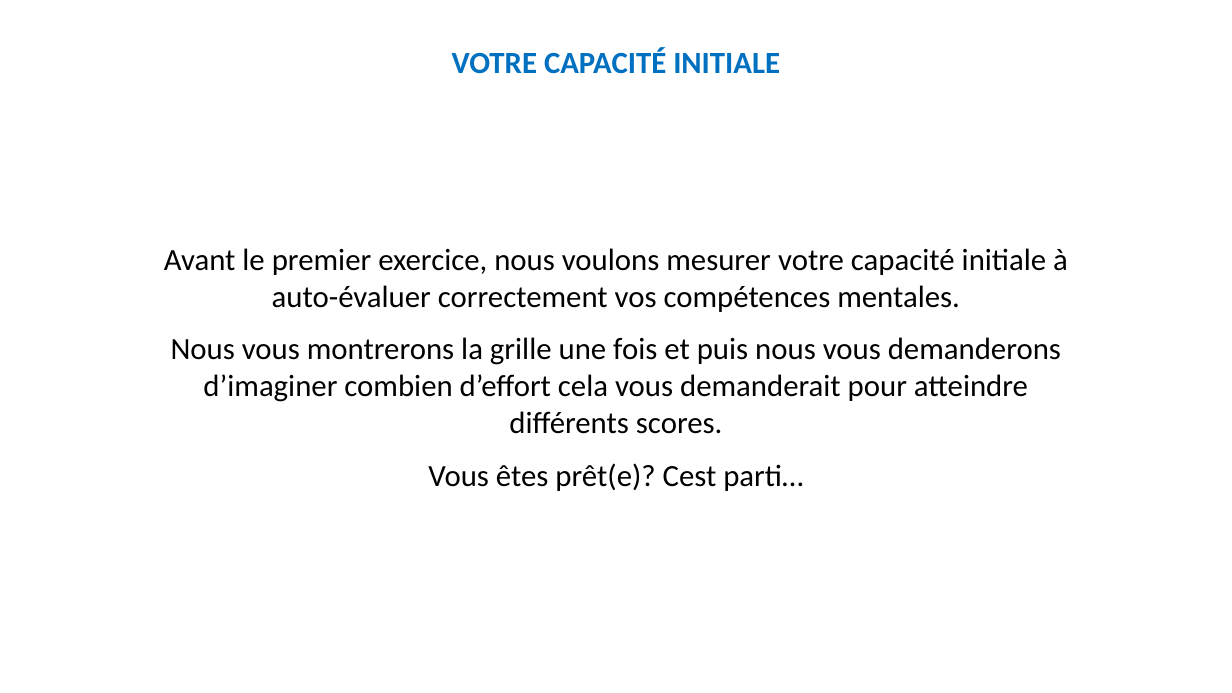
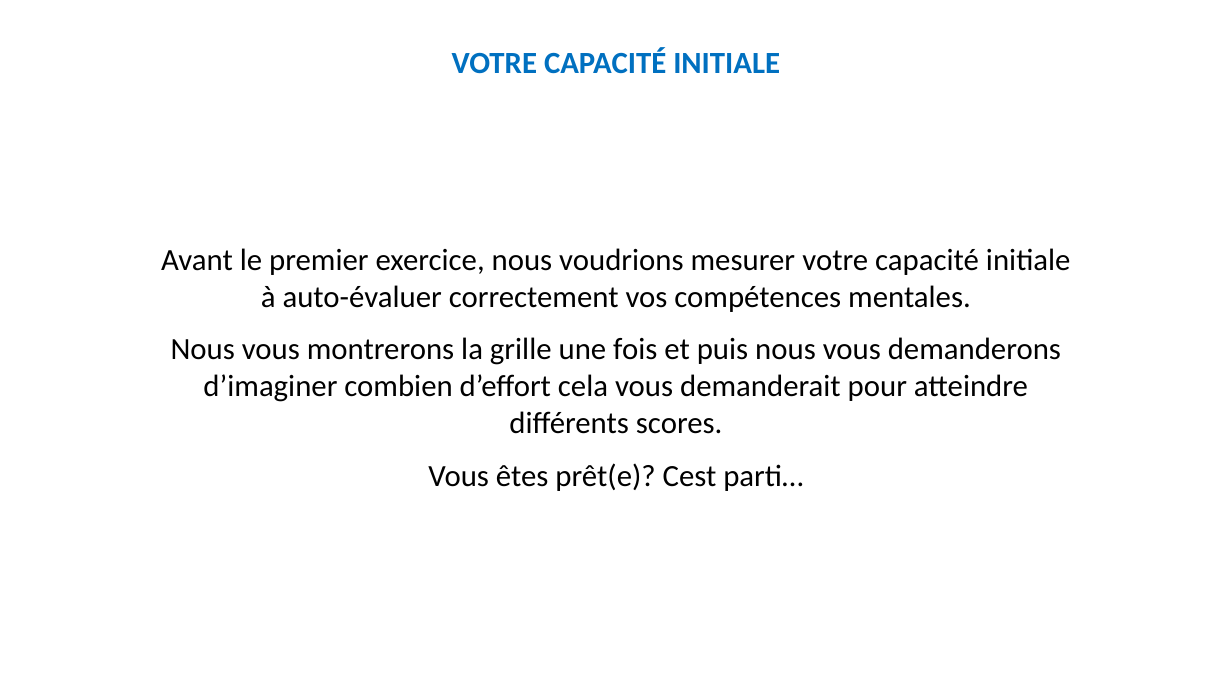
Before and after one commit to MBB-team/Online_Testing, a slide deck: slide 33 of src/SE_glioma/Stimuli/Instructions_new_patient.pptx (slide 34 before the commit). Drawn at 1232x693 pixels with LibreOffice and Linux fonts; fonts in the diff are those of the drawing. Boxes give left, top, right and bottom in pixels: in the first picture for what was removed or moved away, otherwise in the second. Text is boxed around its words. In the diff, an @@ line names an element or a change of style, - is before the commit and + after.

```diff
--- a/src/SE_glioma/Stimuli/Instructions_new_patient.pptx
+++ b/src/SE_glioma/Stimuli/Instructions_new_patient.pptx
@@ text at (161, 248, 1071, 312): text changed @@
-Avant le premier exercice, nous voulons mesurer votre capacité initiale à auto-évaluer correctement vos compétences mentales.
+Avant le premier exercice, nous voudrions mesurer votre capacité initiale à auto-évaluer correctement vos compétences mentales.
```
Also in this commit, not shown: 6 other slides changed, 1 slide removed, 34 other files.
